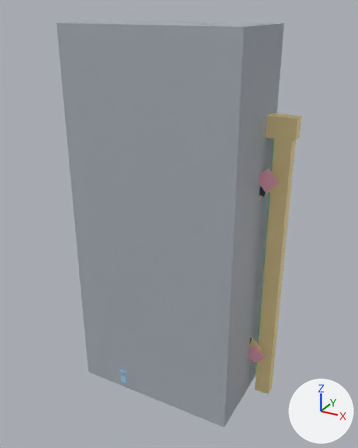
Renders of the FBX model assets/clean-a-cat/exports/CleanACat_Area_BackDoorLocked.fbx from each side of a commit.
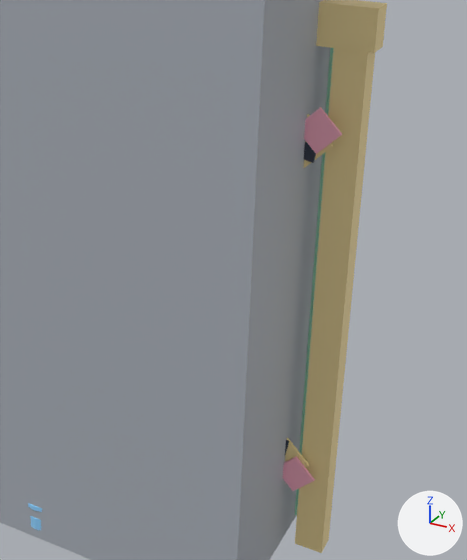
Old and new are each drawn whole from a 50 mm camera at (0.0727, -0.1415, 0.1237) aimed at (0.0013, -0.0117, 0.0588) and again close up on the part from 29% to 96% of the width and 25% to 89% of the height. Arrows for +X, +Y and +Z are at lower right; the lights stay in place. The last two pictures show the newer version. Where no turn or scale is listed for an object, it has been applied to the vertices.

Names of what the first close-up shows: 'CleanACat_Area_BackDoorLocked', 'CleanACat_Area_BackDoorLocked_Barrier', 'CleanACat_Area_BackDoorLocked_Decor'.
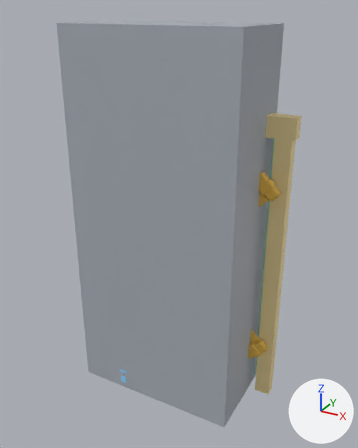
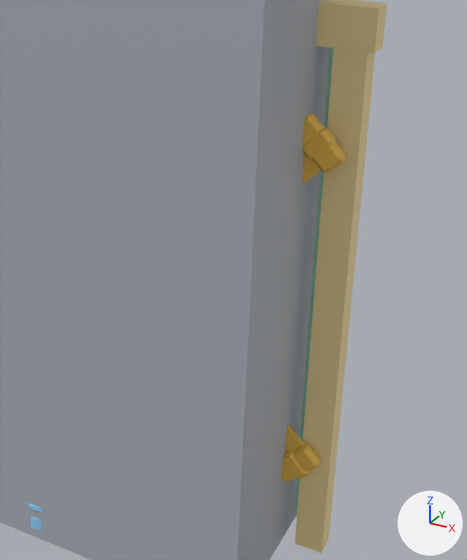
Pixel boxes (x1, y1, x2, y2) of what changed, in the close-ups (467 x 560 px; the box of a moved part takes in the faces that stretch with it):
'CleanACat_Area_BackDoorLocked_Decor', reshaped (mostly hidden): before (28, 107, 342, 530); after (28, 114, 345, 530)
part 1 of me_cleanacat_area_backdoorlocked_decor, moved or reshaped (not visible afterwards): before (304, 142, 316, 163)
part 2 of me_cleanacat_area_backdoorlocked_decor, rebuilt: before (285, 437, 309, 467); after (286, 425, 304, 452)
part 3 of me_cleanacat_area_backdoorlocked_decor, rebuilt: before (304, 114, 333, 168); after (302, 154, 321, 184)
part 4 of me_cleanacat_area_backdoorlocked_decor, built on: before (283, 440, 315, 491); after (282, 444, 320, 482)
part 5 of me_cleanacat_area_backdoorlocked_decor, built on: before (304, 107, 342, 154); after (302, 114, 345, 173)

Diff of the bpy script that builds the scene:
```diff
--- a/assets/clean-a-cat/exports/CleanACat_Area_BackDoorLocked.fbx.py
+++ b/assets/clean-a-cat/exports/CleanACat_Area_BackDoorLocked.fbx.py
@@ me_cleanacat_area_backdoorlocked_decor @@
 # used by ob_cleanacat_area_backdoorlocked_decor; location = (0.0, 0.0, 0.0)
-me_cleanacat_area_backdoorlocked_decor.from_pydata(...)  # 924 vertices, 962 faces; spans x -0.033..0.033, y -0.0294..-0.0023, z -0.0002..0.0815
+me_cleanacat_area_backdoorlocked_decor.from_pydata(...)  # 1174 vertices, 1236 faces; spans x -0.0336..0.0336, y -0.0294..-0.0023, z -0.0002..0.0801
+# me_cleanacat_area_backdoorlocked_decor part 1: the loose piece of 8 vertices spanning x 0.0229..0.0295, y -0.0106..-0.0103, z 0.0729..0.0767 is turned 5.7 degrees about the y axis through its middle and scaled by 1.01, then moved by (-0.0089, 0.0, -0.0108)
+# me_cleanacat_area_backdoorlocked_decor part 2: the loose piece of 8 vertices spanning x -0.0317..0.0317, y -0.0095..-0.009, z 0.0138..0.0762 is rebuilt with 8 vertices and now spans x -0.032..0.032, y -0.0095..-0.0089, z 0.0155..0.0785
+# me_cleanacat_area_backdoorlocked_decor part 3: the loose piece of 8 vertices spanning x -0.0317..0.0317, y -0.0104..-0.0099, z 0.0178..0.0802 is rebuilt with 8 vertices and now spans x -0.032..0.032, y -0.0104..-0.0098, z 0.0155..0.0785
+# me_cleanacat_area_backdoorlocked_decor part 4: 16 vertices removed from x 0.0244..0.033, y -0.0101..-0.0094, z 0.0125..0.0225; 56 vertices added at x 0.0209..0.0336, y -0.0107..-0.0085, z 0.0139..0.0277
+# me_cleanacat_area_backdoorlocked_decor part 5: 8 vertices removed from x 0.026..0.033, y -0.011..-0.0105, z 0.0745..0.0815; 48 vertices added at x 0.0254..0.0336, y -0.0116..-0.0094, z 0.0719..0.0801
+# other edits to the shape of me_cleanacat_area_backdoorlocked_decor do not show in these pictures
 me_cleanacat_area_backdoorlocked_decor.materials.append(mat_cleanacat_palette)
```
